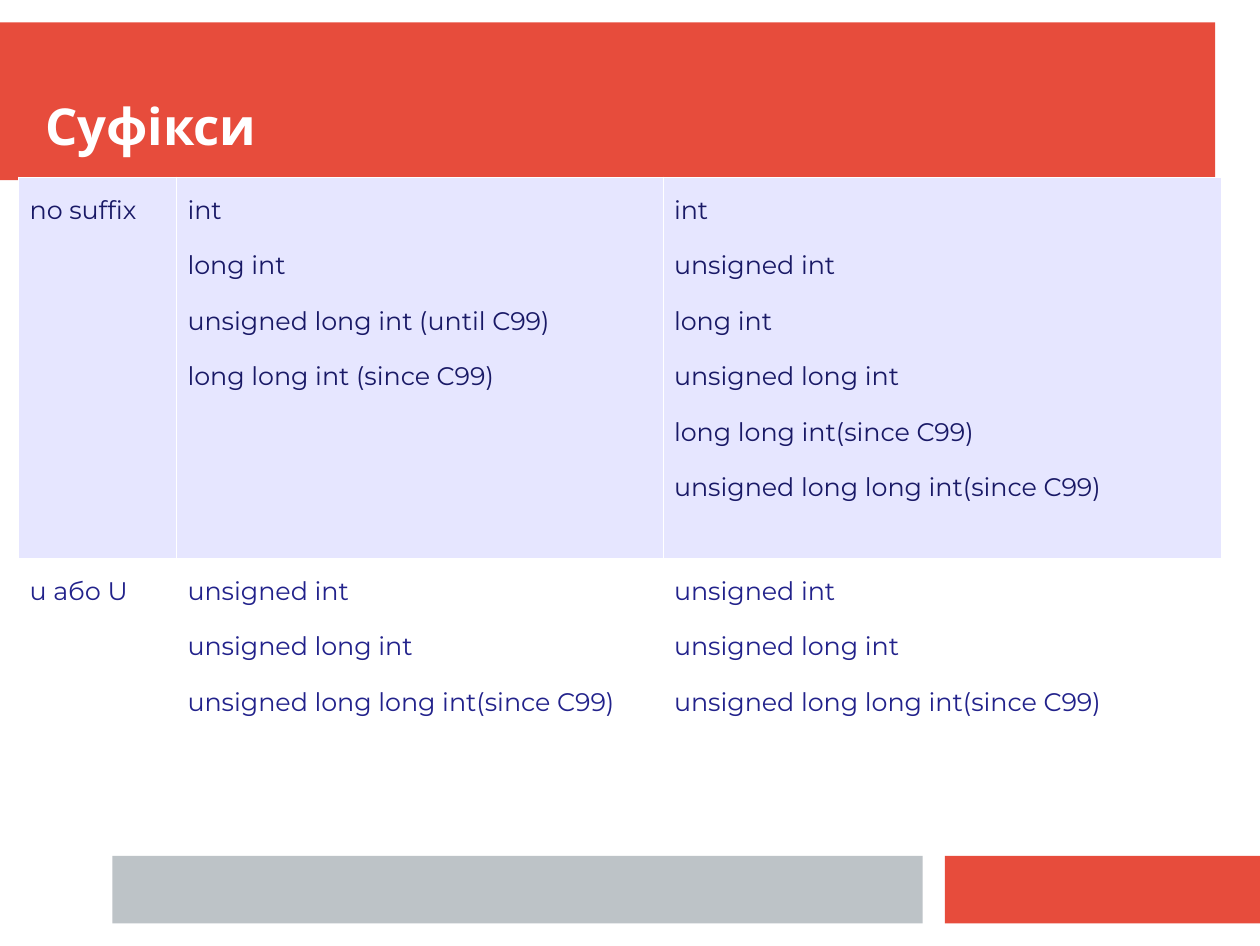
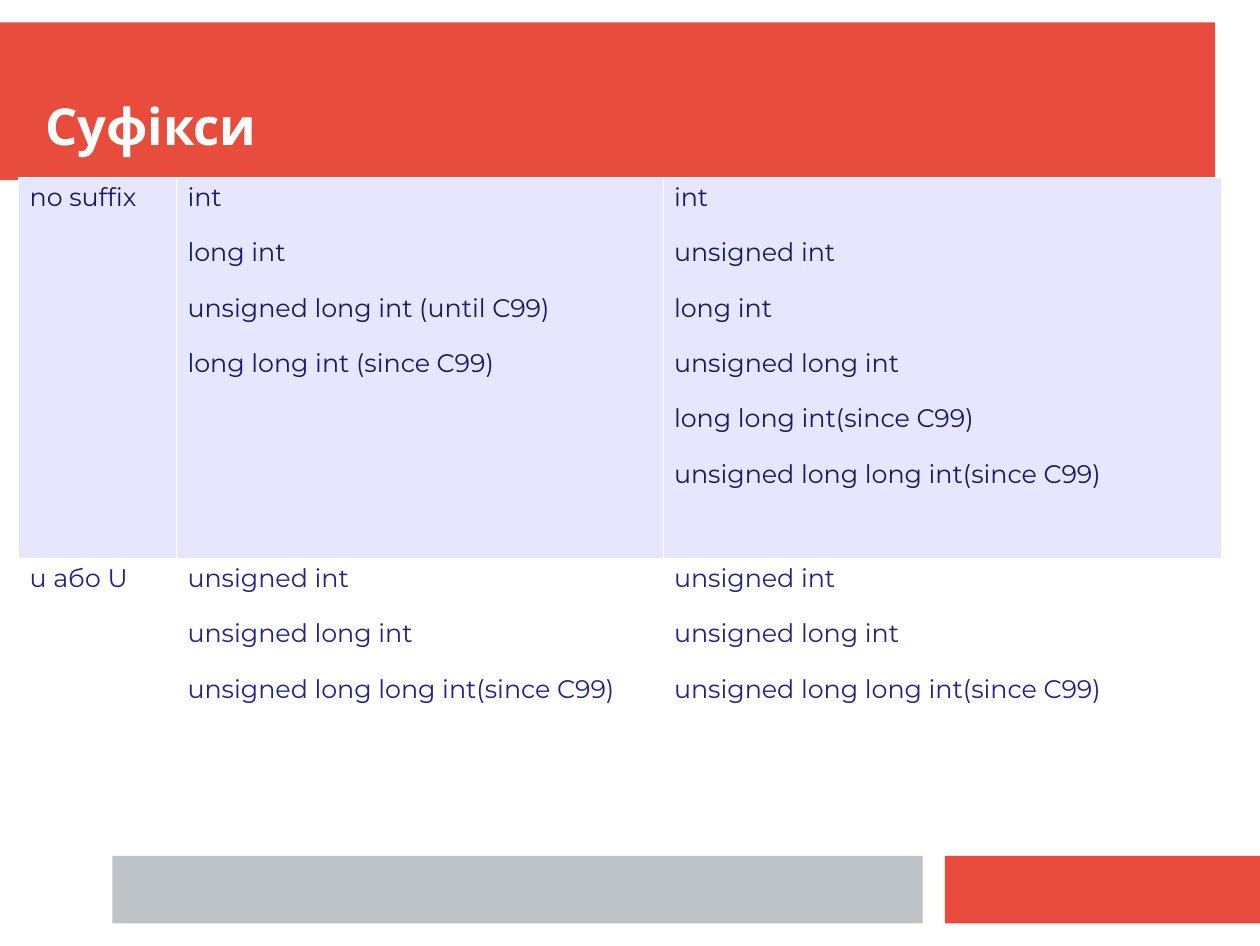
Before and after one commit to mecchmatProjects/CppCourse, a slide deck: slide 9 of Lect02/CppTutorUkr1.ppt (slide 10 before the commit). Drawn at 1260x946 pixels with LibreOffice and Linux fonts; fonts in the diff are those of the drawing. Boxes give left, top, right and bottom in pixels: in the first picture for what was removed or moved away, otherwise in the second. Text is boxed around its words. In the diff, an @@ line names an element or a change of style, - is before the commit and + after.

```diff
--- a/Lect02/CppTutorUkr1.ppt
+++ b/Lect02/CppTutorUkr1.ppt
@@ table at box(18, 177, 1220, 739) @@
@@ line spacing 1.39 to 0.98 @@
@@ line spacing 35pt to 34.9pt @@
```
Also in this commit, not shown: 13 other slides changed, 2 slides added, 2 slides removed, 4 other files.
